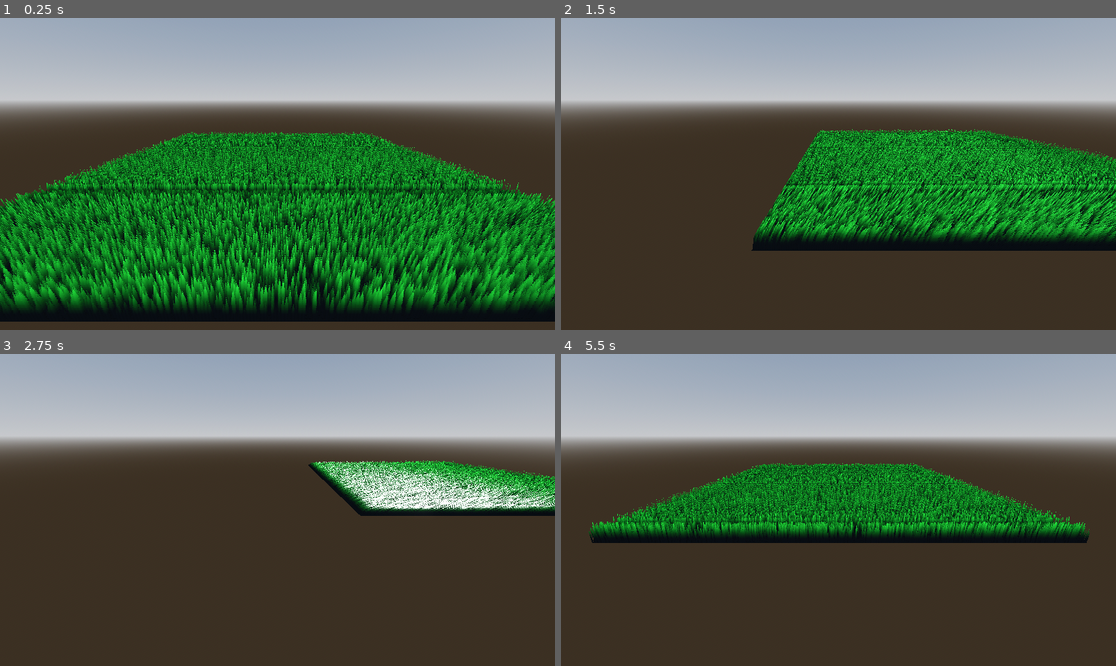
Above: before the commit, frames 1-4 (two rows, left to right).
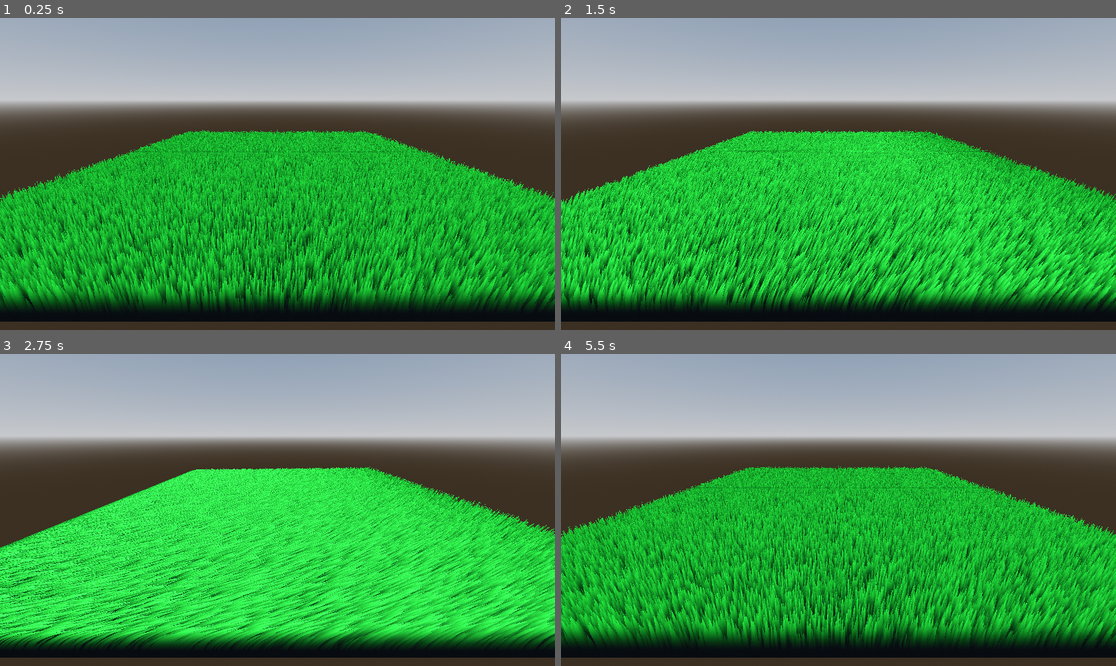
Above: after the commit, the same moments.

Repository: rdgh0st/ShellShadingChallenge
Game: Godot game, scene res://Scenes/outer_scene.tscn
Two runs of this game, one before a commit and one after it. Both use one fixed random seed, a clock stepped at 60 frames per second and the inputs below. The project has no main scene, so this scene is started directly.
Inputs:
- Up to frame 1 (0.25 s): no input
- Up to frame 2 (1.5 s): hold D (Right) 0.53-1.28 s; hold E (Backward) from 1.28 s (still down)
- Up to frame 3 (2.75 s): release E (Backward) at 2.03 s; hold D (Right) from 2.03 s (still down)
- Up to frame 4 (5.5 s): release D (Right) at 2.78 s; hold Q (Forward) 2.78-3.53 s; hold A (Left) 3.53-5.03 s; hold E (Backward) from 5.03 s (still down)

The runs differ from the first frame. In frame 1, 38% of the frame differs, in the area x 0-100%, y 35-94%; in frame 2, 53%; in frame 3, 56%, in the area x 0-100%, y 34-98%; in frame 4, 52%.

Commit message:
Clean Up

Diff:
--- a/Scenes/outer_scene.tscn
+++ b/Scenes/outer_scene.tscn
@@ -27,9 +27,10 @@
 [node name="ShellParent" parent="." instance=ExtResource("1_63sap")]
 transform = Transform3D(1, 0, 0, 0, 1, 0, 0, 0, 1, 0, 0.288137, -0.9387)
 mesh = null
-ShellCount = 30
-ShellLength = 0.003
-Density = 300.0
+ShellCount = 100
+ShellLength = 0.001
+Density = 500.0
+Thickness = 5.0
 WindIntensity = 0.4
 WindDirection = Vector3(2, 0, 0)
 
--- a/Scenes/shell_child.tscn
+++ b/Scenes/shell_child.tscn
@@ -5,6 +5,22 @@
 [sub_resource type="ShaderMaterial" id="ShaderMaterial_oha40"]
 render_priority = 0
 shader = ExtResource("1_ojnno")
+shader_parameter/ShellIndex = null
+shader_parameter/ShellCount = null
+shader_parameter/ShellLength = null
+shader_parameter/Density = null
+shader_parameter/NoiseMin = null
+shader_parameter/NoiseMax = null
+shader_parameter/Thickness = null
+shader_parameter/ShellDistanceAttenuation = null
+shader_parameter/Curvature = null
+shader_parameter/DisplacementStrength = null
+shader_parameter/ShellColor = null
+shader_parameter/Attenuation = null
+shader_parameter/OcclusionBias = null
+shader_parameter/WindIntensity = null
+shader_parameter/CurrentStep = null
+shader_parameter/TotalTime = null
 
 [sub_resource type="PlaneMesh" id="PlaneMesh_3ealj"]
 material = SubResource("ShaderMaterial_oha40")
--- a/Scenes/shell_parent.tscn
+++ b/Scenes/shell_parent.tscn
@@ -6,6 +6,22 @@
 [sub_resource type="ShaderMaterial" id="ShaderMaterial_susu5"]
 render_priority = 0
 shader = ExtResource("1_ewwuy")
+shader_parameter/ShellIndex = null
+shader_parameter/ShellCount = null
+shader_parameter/ShellLength = null
+shader_parameter/Density = null
+shader_parameter/NoiseMin = null
+shader_parameter/NoiseMax = null
+shader_parameter/Thickness = null
+shader_parameter/ShellDistanceAttenuation = null
+shader_parameter/Curvature = null
+shader_parameter/DisplacementStrength = null
+shader_parameter/ShellColor = null
+shader_parameter/Attenuation = null
+shader_parameter/OcclusionBias = null
+shader_parameter/WindIntensity = null
+shader_parameter/CurrentStep = null
+shader_parameter/TotalTime = null
 
 [sub_resource type="SphereMesh" id="SphereMesh_28krk"]
 material = SubResource("ShaderMaterial_susu5")
--- a/Scripts/Shell.gd
+++ b/Scripts/Shell.gd
@@ -24,19 +24,9 @@
 # Called when the node enters the scene tree for the first time.
 func _ready():
 	totalTime = -2;
-	# IDEA: add/subract from Texture itself before sending it to shader
 
 	for i in ShellCount:
-		#set_instance_shader_parameter("ShellIndex", 100);
-		#print(get_instance_shader_parameter("ShellIndex"));
-		#self.get_active_material(0)
-		var normalMovement = 0;
-		var windMovement = 0;
-		for j in i:
-			var theta = (float(i) / float(ShellCount)) * (PI / 2) * WindIntensity;
-			normalMovement += ShellLength * cos(theta);
-			windMovement += ShellLength * sin(theta);
-
+		# Create instance, attach copy of material, set initial parameters
 		shells.append(ShellChild.instantiate());
 		var shaderMat = shells[i].get_active_material(0).duplicate();
 		shaderMat.set_shader_parameter("ShellCount", float(ShellCount));
@@ -52,8 +42,6 @@
 		shaderMat.set_shader_parameter("ShellColor", ShellColor);
 		shaderMat.set_shader_parameter("Attenuation", Attenuation);
 		shaderMat.set_shader_parameter("OcclusionBias", OcclusionBias);
-		shaderMat.set_shader_parameter("NormalMovement", normalMovement);
-		shaderMat.set_shader_parameter("WindMovement", windMovement);
 		shells[i].set_surface_override_material(0, shaderMat);
 		add_child(shells[i]);
 		shells[i].set_owner(self);
@@ -65,47 +53,15 @@
 	if (totalTime >= 3):
 		totalTime = -2
 
-	var velocity = 1.0;
-	var direction = Vector3(0, 0, 0);
-	var opposite = Vector3(0, 0, 0);
-
-	direction.x = Input.get_axis("Left", "Right");
-	direction.y = Input.get_axis("Down", "Up");
-	direction.z = Input.get_axis("Backward", "Forward");
-
-	direction = direction.normalized();
-
-	self.position += direction * velocity * delta;
-
-	displacementDirection -= direction * delta * 10;
-	if direction == Vector3.ZERO:
-		displacementDirection.y -= 10 * delta;
-
-	if displacementDirection.length() > 1:
-		displacementDirection = displacementDirection.normalized();
-
-	RenderingServer.global_shader_parameter_set("ShellDirection", displacementDirection);
 	RenderingServer.global_shader_parameter_set("WindDirection", WindDirection);
 	RenderingServer.global_shader_parameter_set("WindSource", self.position - WindDirection);
 
-	#\sin^{2}\left(x\right)\ \frac{\sin\left(5x\right)}{2}+\ 0.5
-	#WindIntensity = (sin(totalTime) * sin(totalTime)) * (sin(5 * totalTime) / 2) + 0.5 + (sin(25 * totalTime) / 100);
-
-
-	WindIntensity = (2.0 / 1.67) * F((totalTime - 0.5) / 1.67) * P(10 * ((totalTime - 0.5) / 1.67)) + (sin(20 * totalTime) / 100.0);
+	# WindIntensity modeled after a function with sharp incline and gradual falloff, adding a sin wave to give it the appearance of some randomness
+	WindIntensity = (2.0 / 1.67) * F((totalTime - 0.5) / 1.67) * P(10 * ((totalTime - 0.5) / 1.67)) + (sin(10 * totalTime) / 50.0);
 	WindIntensity /= 1.5;
 
-
+	# Update shader parameters
 	for i in ShellCount:
-		#set_instance_shader_parameter("ShellIndex", 100);
-		#print(get_instance_shader_parameter("ShellIndex"));
-		#self.get_active_material(0)
-		#var normalMovement = 0;
-		#var windMovement = 0;
-		#for j in i:
-		#	var theta = (float(i) / float(ShellCount)) * (PI / 2) * WindIntensity;
-		#	normalMovement += ShellLength * cos(theta);
-		#	windMovement += ShellLength * sin(theta);
 		shells[i].get_active_material(0).set_shader_parameter("ShellCount", float(ShellCount));
 		shells[i].get_active_material(0).set_shader_parameter("ShellIndex", float(i));
 		shells[i].get_active_material(0).set_shader_parameter("ShellLength", ShellLength);
@@ -121,8 +77,6 @@
 		shells[i].get_active_material(0).set_shader_parameter("OcclusionBias", OcclusionBias);
 		shells[i].get_active_material(0).set_shader_parameter("WindIntensity", WindIntensity);
 		shells[i].get_active_material(0).set_shader_parameter("TotalTime", totalTime);
-		#shells[i].get_active_material(0).set_shader_parameter("NormalMovement", normalMovement);
-		#shells[i].get_active_material(0).set_shader_parameter("WindMovement", windMovement);
 
 func erf(x):
 	return 1.1 / (1 + 0.01 * exp(-3.2 * x));
--- a/Shaders/Shell.gdshader
+++ b/Shaders/Shell.gdshader
@@ -30,8 +30,6 @@
 varying vec3 currentVert;
 varying vec3 normal;
 
-//test
-
 float random( vec2 p )
 {
    // e^pi (Gelfond's constant)
@@ -50,6 +48,8 @@
 	return float(n & uint(0x7fffffffU)) / float(0x7fffffff);
 }
 
+// Calculates tangent after applying vertex transformation, that will be used by lighting updates
+// See Vertex shader for explanation of this process
 vec3 CalculateTangent() {
 	vec3 prevVert = vert;
 	float NormalMovement = 0.0;
@@ -73,7 +73,6 @@
 	}
 
 	return currentVert - prevVert;
-
 }
 
 void vertex() {
@@ -82,6 +81,7 @@
 	distanceFromWind = pow(distance(VERTEX, WindSource), 2);
 	float NormalMovement = 0.0;
 	float WindMovement = 0.0;
+	// Formula for movement along normal and wind taken from paper -- we divide intensity by the distance to make it look less uniform
 	for (float j = 0.0; j < ShellIndex; j++) {
 		float theta = (ShellIndex / ShellCount) * (PI / 2.0) * (WindIntensity / distanceFromWind);
 		NormalMovement += ShellLength * cos(theta);
@@ -90,6 +90,7 @@
 	// larger distance value, lower windintensity-- but little effect when value is close
 	// windintensity needs to stay between -1, 1
 
+	// base case
 	if (WindDirection == vec3(0, 0, 0)) {
 		float height = ShellIndex / ShellCount;
 		height = pow(height, ShellDistanceAttenuation);
@@ -97,7 +98,9 @@
 		float k = pow(height, Curvature);
 		VERTEX += ShellDirection * k * DisplacementStrength;
 	} else {
+		// blows perpindicular to object surface
 		vec3 localWindDirection = WindDirection - dot(WindDirection, NORMAL) * NORMAL;
+		// displace along normal and along the direction of the wind calculated above
 		VERTEX += NORMAL * NormalMovement;
 		VERTEX += localWindDirection * WindMovement;
 	}
@@ -115,8 +118,6 @@
 	uint seed = uint(newUV.x) + 100u * uint(newUV.y) + 100u * 10u;
 
 	float rand = mix(NoiseMin, NoiseMax, hash(seed));
-	//rand = mix(NoiseMin, NoiseMax, texture(PerlinNoise, localUV).r);
-	//rand = texture(PerlinNoise, UV).r;
 	float height = ShellIndex / ShellCount;
 	bool outsideThickness = (localDistFromCenter) > (Thickness * (rand - height));
 	if (outsideThickness && ShellIndex > 0.0) {
@@ -131,6 +132,7 @@
 }
 
 void light() {
+	// use different normals for diffuse and specular factors as seen in paper
 	vec3 diffuseNormal = normalize(LIGHT - (dot(tangentForLight, LIGHT)) * tangentForLight);
 	vec3 H = clamp(dot(diffuseNormal, LIGHT), 0.0, 1.0) * ATTENUATION * LIGHT_COLOR * 0.5 + 0.5;
 	H = H * H;
@@ -138,8 +140,8 @@
 	DIFFUSE_LIGHT *= (ShellIndex / ShellCount) * (1.0 - SelfShadowMin) + SelfShadowMin;
 
 	vec3 HALF = normalize(LIGHT + VIEW);
-	vec3 newNormal = normalize(HALF - (dot(tangentForLight, HALF)) * tangentForLight);
+	vec3 specNormal = normalize(HALF - (dot(tangentForLight, HALF)) * tangentForLight);
 
-	SPECULAR_LIGHT = pow(max(dot(HALF, newNormal), 0), Shininess) * ATTENUATION * LIGHT_COLOR;
+	SPECULAR_LIGHT = pow(max(dot(HALF, specNormal), 0), Shininess) * ATTENUATION * LIGHT_COLOR;
 	SPECULAR_LIGHT *= (ShellIndex / ShellCount) * (1.0 - SelfShadowMin) + SelfShadowMin;
 }
--- a/project.godot
+++ b/project.godot
@@ -17,6 +17,11 @@
 [dotnet]
 
 project/assembly_name="ShellShading"
+
+[editor]
+
+movie_writer/movie_file="C:/Users/rober/OneDrive/Documents/Godot Projects/ShellShading/ShellGrassDemo.avi"
+movie_writer/fps=120
 
 [input]
 
